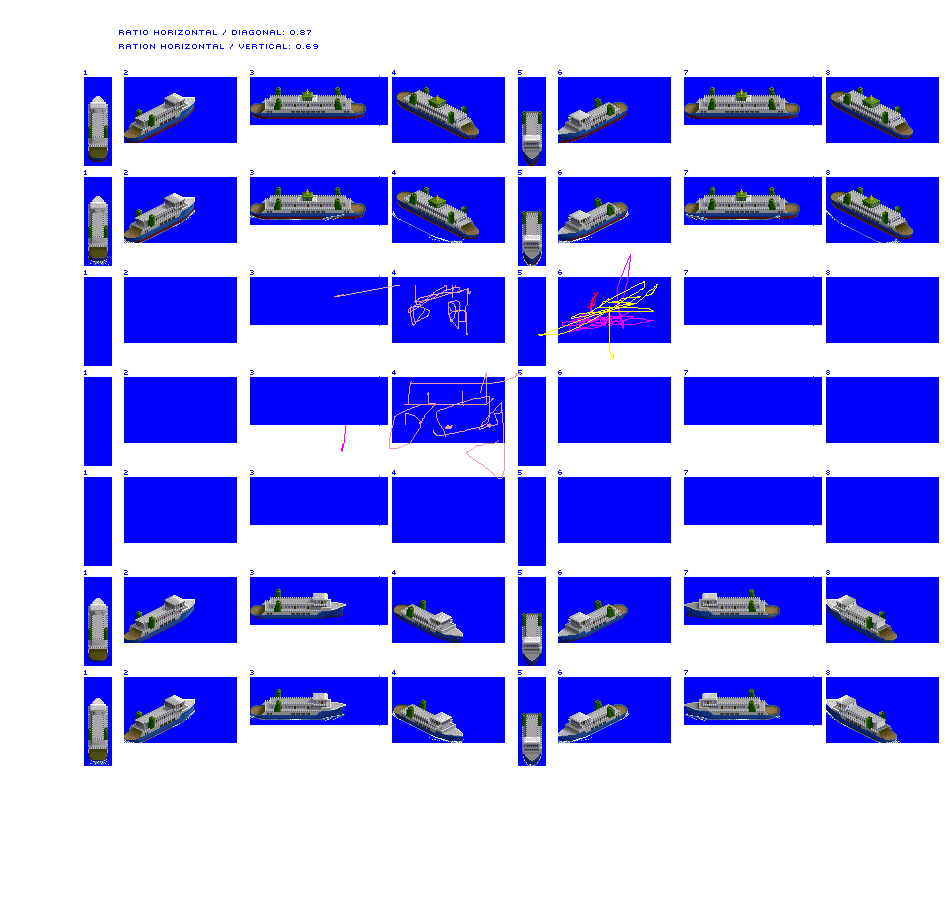
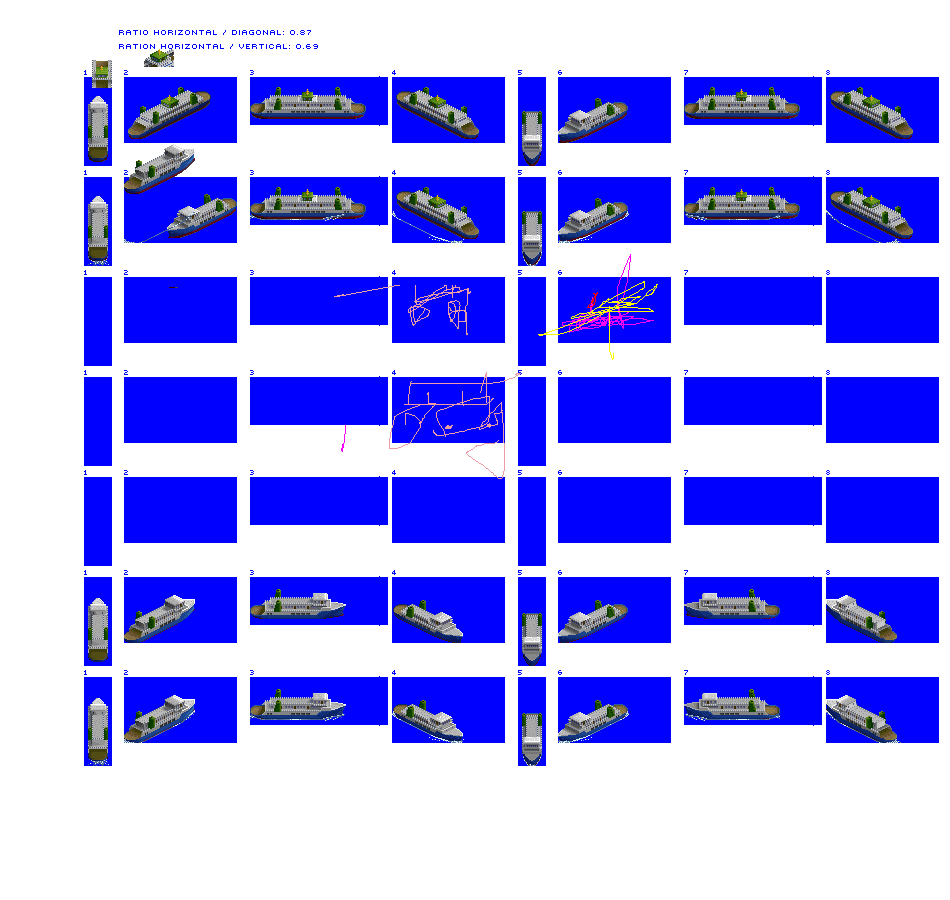
The second w=950, h=900 image is a revision of the first. Changes to its layers:
added layer "Layer 5" above "Layer 4" over left=92, top=49, right=174, bottom=88
painted on "Layer 4" over left=124, top=87, right=237, bottom=288
